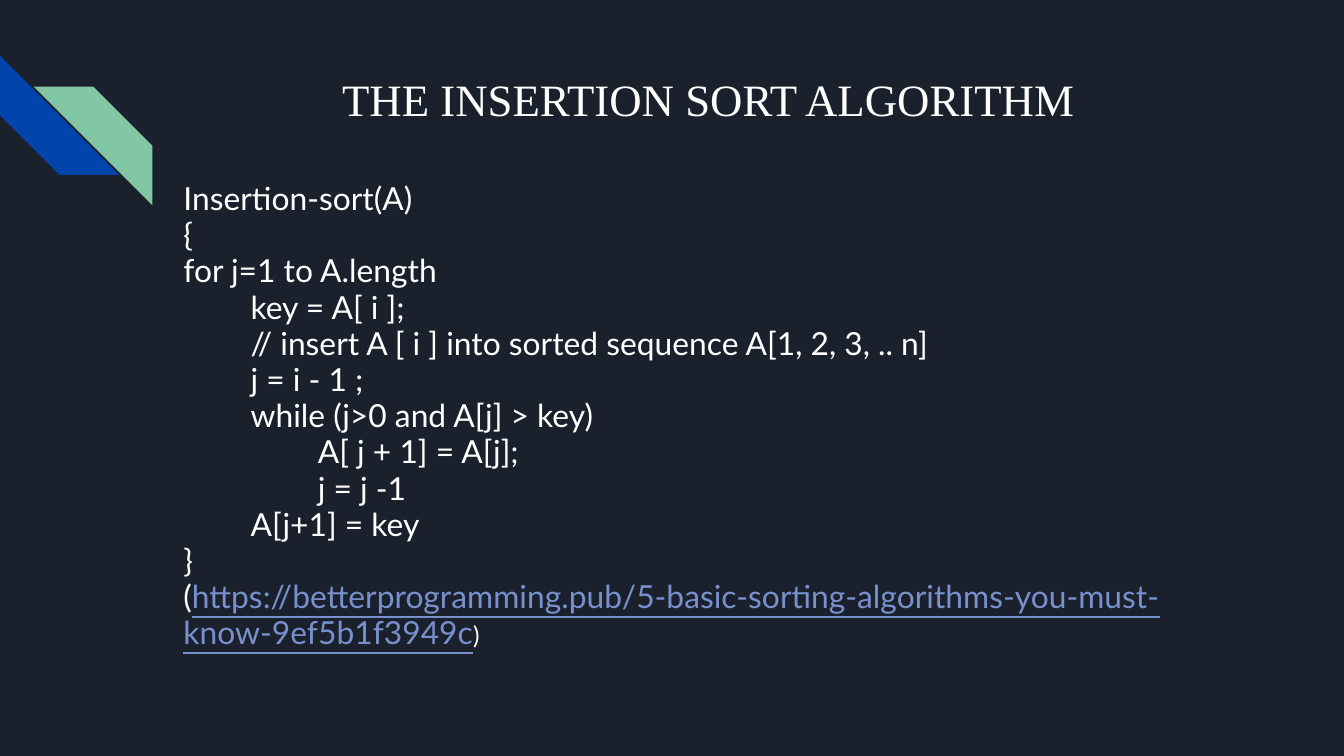
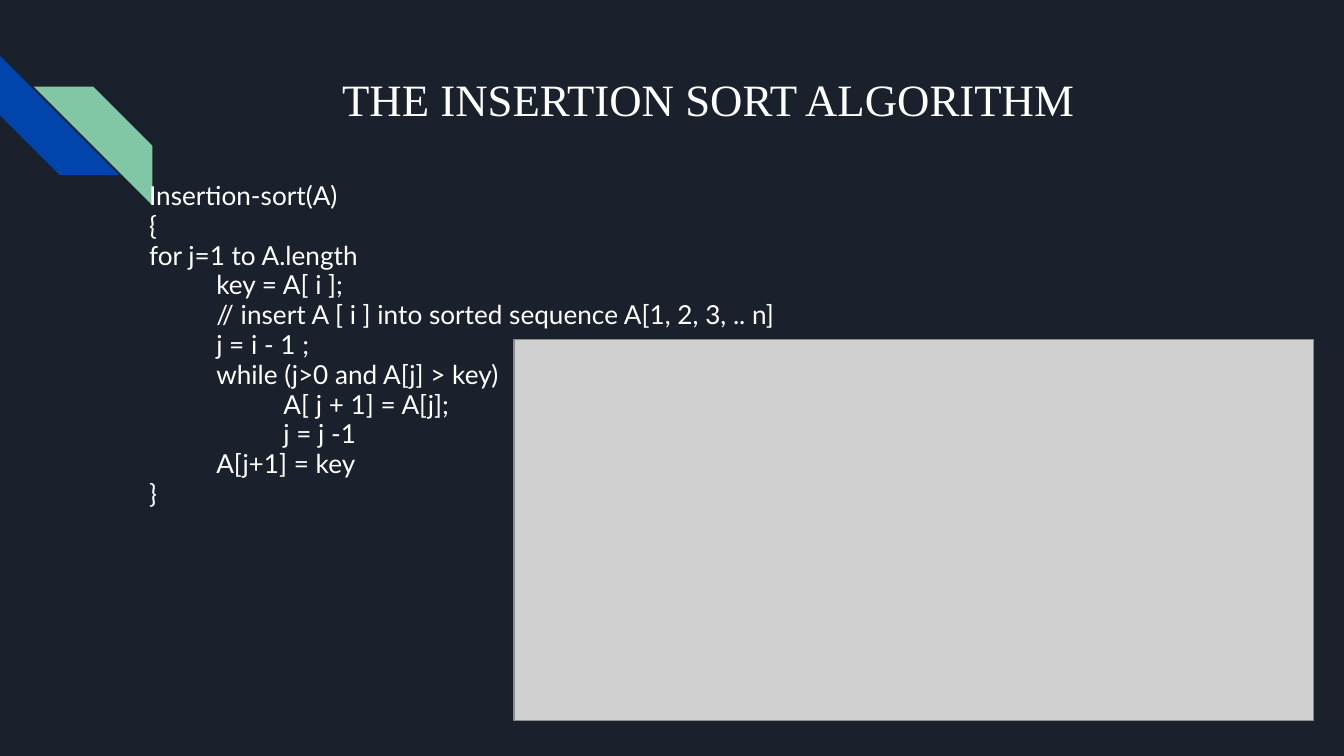
Before and after one commit to smunt97/CS608, a slide deck: slide 16 of Group7_SortingAlgorithms.pptx. Drawn at 1344x756 pixels with LibreOffice and Linux fonts; fonts in the diff are those of the drawing; grey boxes stand for pictures. Boxes give left, top, right and bottom in pixels: in the first picture for what was removed or moved away, otherwise in the second. Text is boxed around its words. In the diff, an @@ line names an element or a change of style, - is before the commit and + after.

```diff
--- a/Group7_SortingAlgorithms.pptx
+++ b/Group7_SortingAlgorithms.pptx
@@ text "Insertion-sort(A)": place and size @@
-text "Insertion-sort(A)" at (183, 185, 1159, 644)
+text "Insertion-sort(A)" at (149, 183, 774, 478)
@@ text "Insertion-sort(A)" at (149, 183, 774, 478): size 17 to 14 pt @@
@@ picture added at (513, 340, 1313, 720) @@
@@ text at (183, 583, 1159, 644): paragraph removed @@
-(https://betterprogramming.pub/5-basic-sorting-algorithms-you-must-know-9ef5b1f3949c)
```
Also in this commit, not shown: 9 other slides changed.
